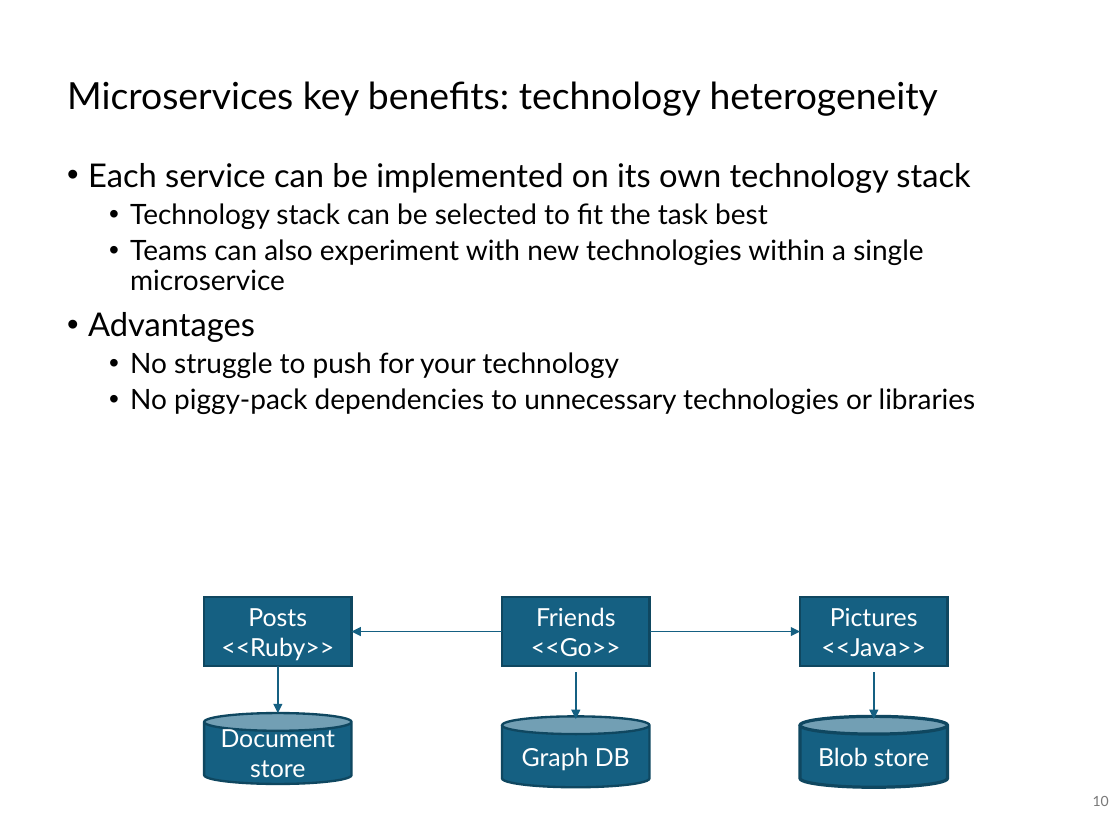
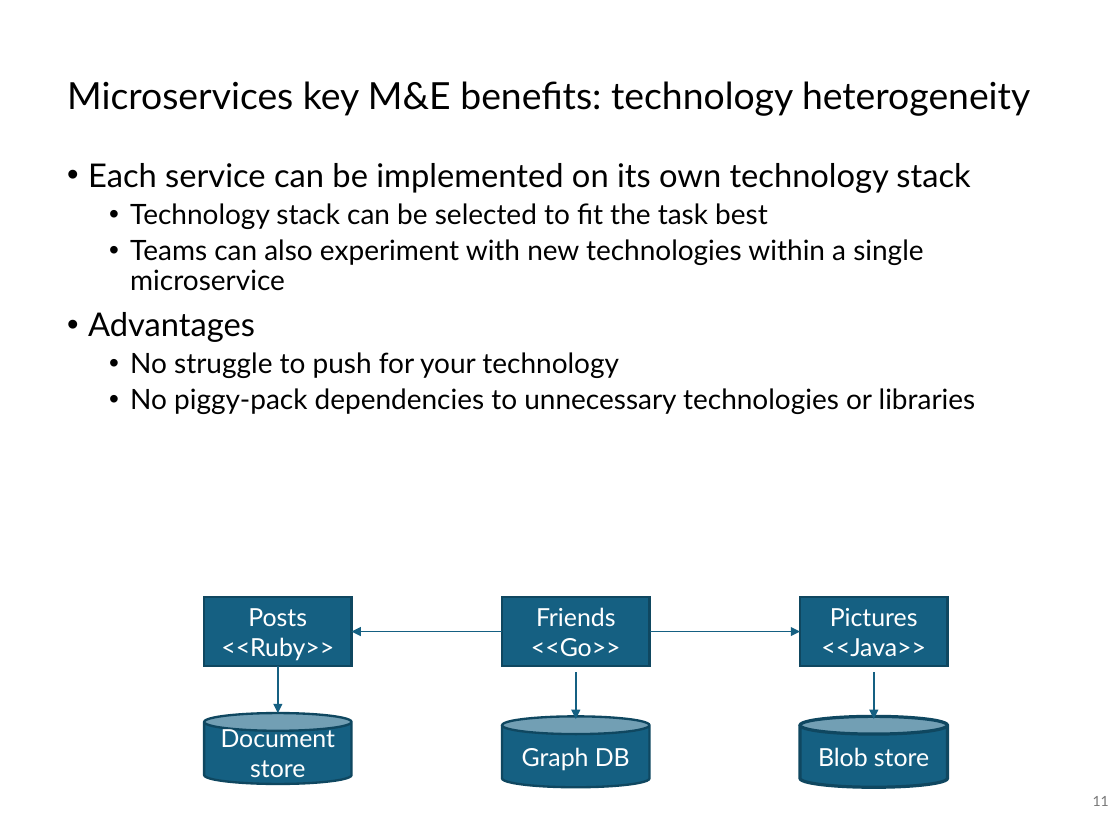
Before and after one commit to SannioEvolution/Material, a slide deck: slide 11 of 20 - Orchestration and AIOps.pptx (slide 10 before the commit). Drawn at 1120x840 pixels with LibreOffice and Linux fonts; fonts in the diff are those of the drawing. Boxes give left, top, right and bottom in pixels: in the first picture for what was removed or moved away, otherwise in the second. Text is boxed around its words. In the diff, an @@ line names an element or a change of style, - is before the commit and + after.

```diff
--- a/20 - Orchestration and AIOps.pptx
+++ b/20 - Orchestration and AIOps.pptx
@@ title at box(67, 81, 1030, 116): text changed @@
-Microservices key benefits: technology heterogeneity
+Microservices key M&E benefits: technology heterogeneity
@@ page number at box(1093, 796, 1109, 806): text changed @@
-10
+11
```
Also in this commit, not shown: 12 other slides changed, 6 slides added, 1 slide removed, 1 other file.
